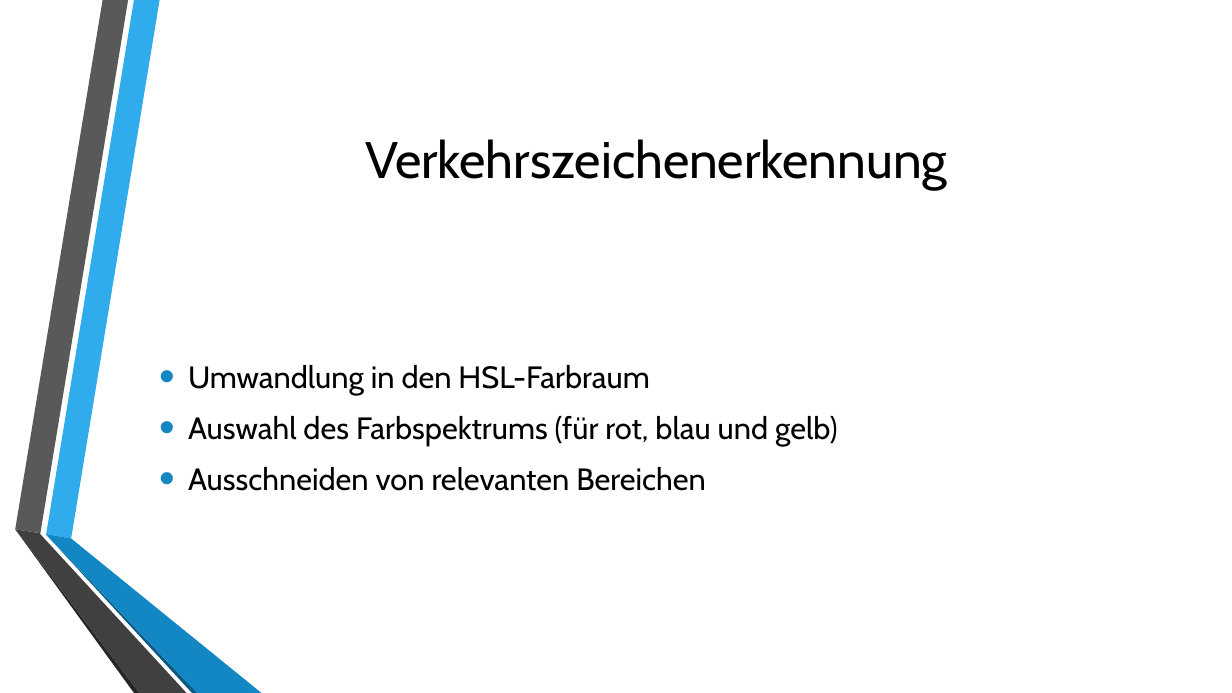
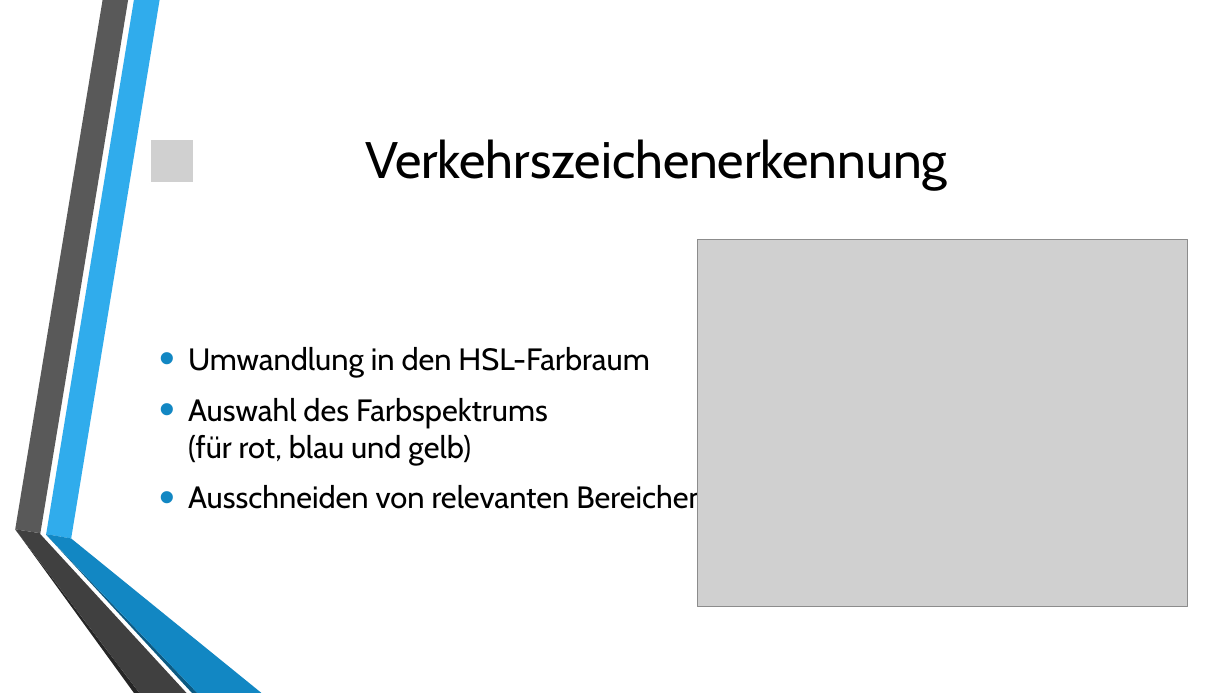
Before and after one commit to uol-mediaprocessing-201920/group-projects-traffic-signs, a slide deck: slide 9 of Praesentation_medienverarbeitung.pptx (slide 8 before the commit). Drawn at 1232x693 pixels with LibreOffice and Linux fonts; fonts in the diff are those of the drawing; grey boxes stand for pictures; background and template pictures are left out. Boxes give left, top, right and bottom in pixels: in the first picture for what was removed or moved away, otherwise in the second. Text is boxed around its words. In the diff, an @@ line names an element or a change of style, - is before the commit and + after.

```diff
--- a/Praesentation_medienverarbeitung.pptx
+++ b/Praesentation_medienverarbeitung.pptx
@@ picture added at (x1=150, y1=140, x2=194, y2=183) @@
@@ picture added at (x1=698, y1=239, x2=1189, y2=607) @@
@@ text "Umwandlung in den HSL-Farbraum" rewrapped from (x1=188, y1=365, x2=838, y2=491) to (x1=188, y1=347, x2=706, y2=515) @@
```
Also in this commit, not shown: 7 other slides changed, 1 slide added.
